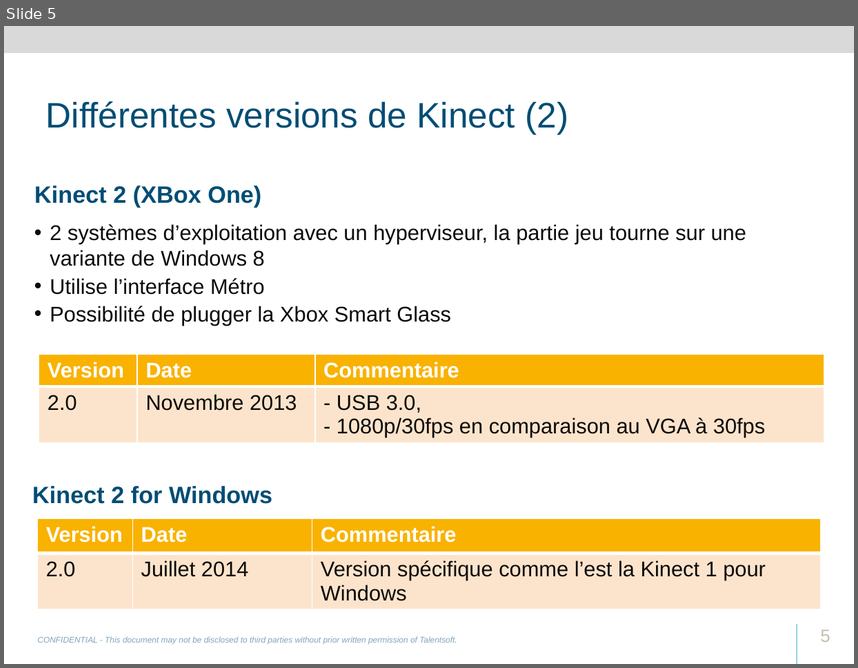
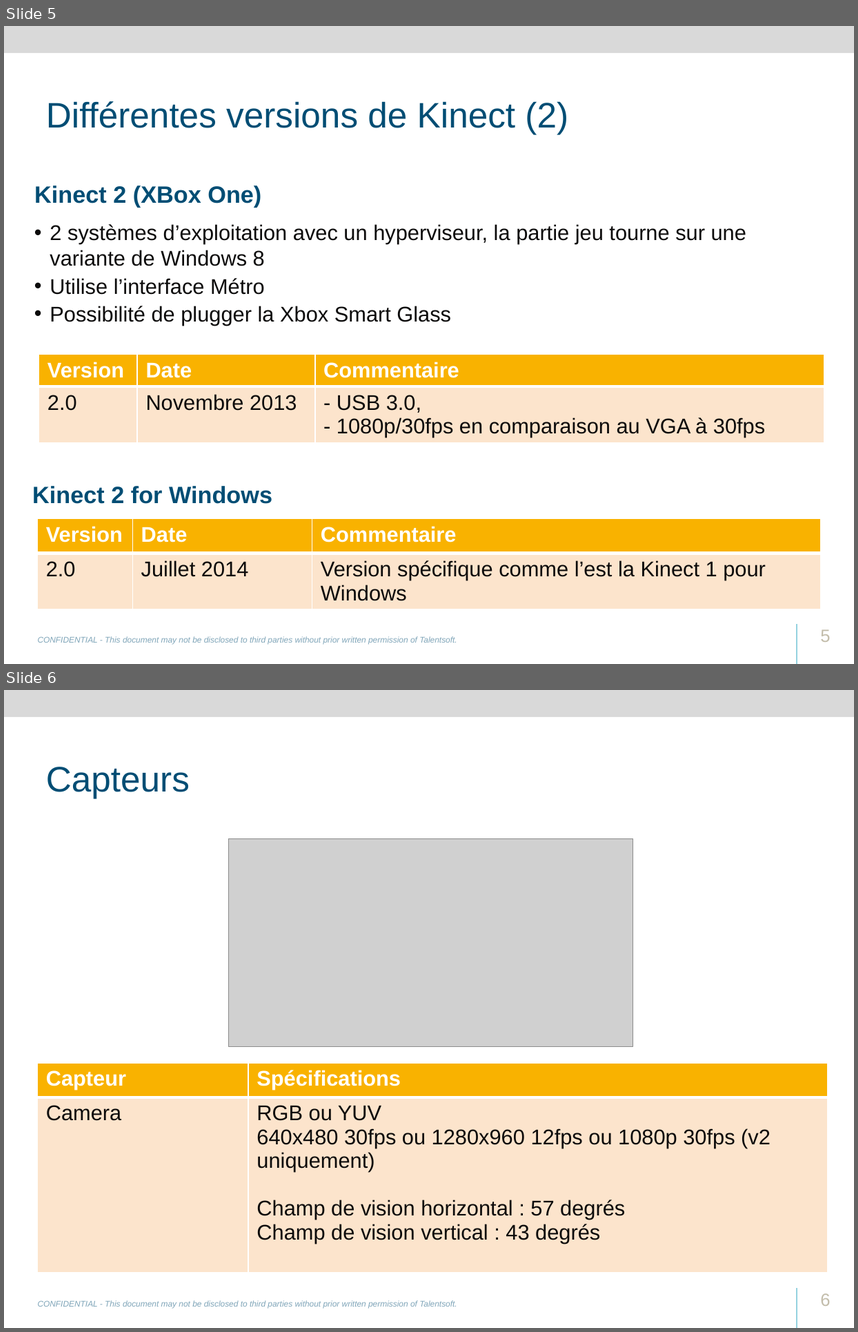
Before and after one commit to svanacker/cen-info-kinect, a slide deck: Talentsoft-RD-Academy-Kinect.pptx. Shown one above the other, each under a label of ours: slide 5 before the commit, slides 5 and 6 after it. The pictures are 858x668 and 858x1332 pixels, drawn with LibreOffice and Linux fonts; fonts in the diff are those of the drawing; grey boxes stand for pictures; background and template pictures are left out. Boxes give left, top, right and bottom in pixels: in the first picture for what was removed or moved away, otherwise in the second. Text is boxed around its words. In the diff, an @@ line names an element or a change of style, - is before the commit and + after.

```diff
--- a/Talentsoft-RD-Academy-Kinect.pptx
+++ b/Talentsoft-RD-Academy-Kinect.pptx
@@ slide 6 added at bbox=[4, 690, 854, 1328], background #FFFFFF; not listed: 3 template elements that a slide beside it also shows @@
@@ title added at bbox=[46, 767, 190, 798], 30 pt, text #004D74 @@
+Capteurs
@@ picture added at bbox=[228, 839, 633, 1046] @@
@@ table added at bbox=[37, 1063, 827, 1284], 2 rows, 2 columns @@
+Capteur | Spécifications
+Camera | RGB ou YUV 640x480 30fps ou 1280x960 12fps ou 1080p 30fps (v2 uniquement) / Champ de vision horizontal : 57 degrés / Champ de vision vertical : 43 degrés
@@ page number added at bbox=[820, 1293, 830, 1305], 15 pt, text #C3BDAB @@
+6
```
Also in this commit, not shown: 4 slides changed, 2 slides removed, 4 other files.
